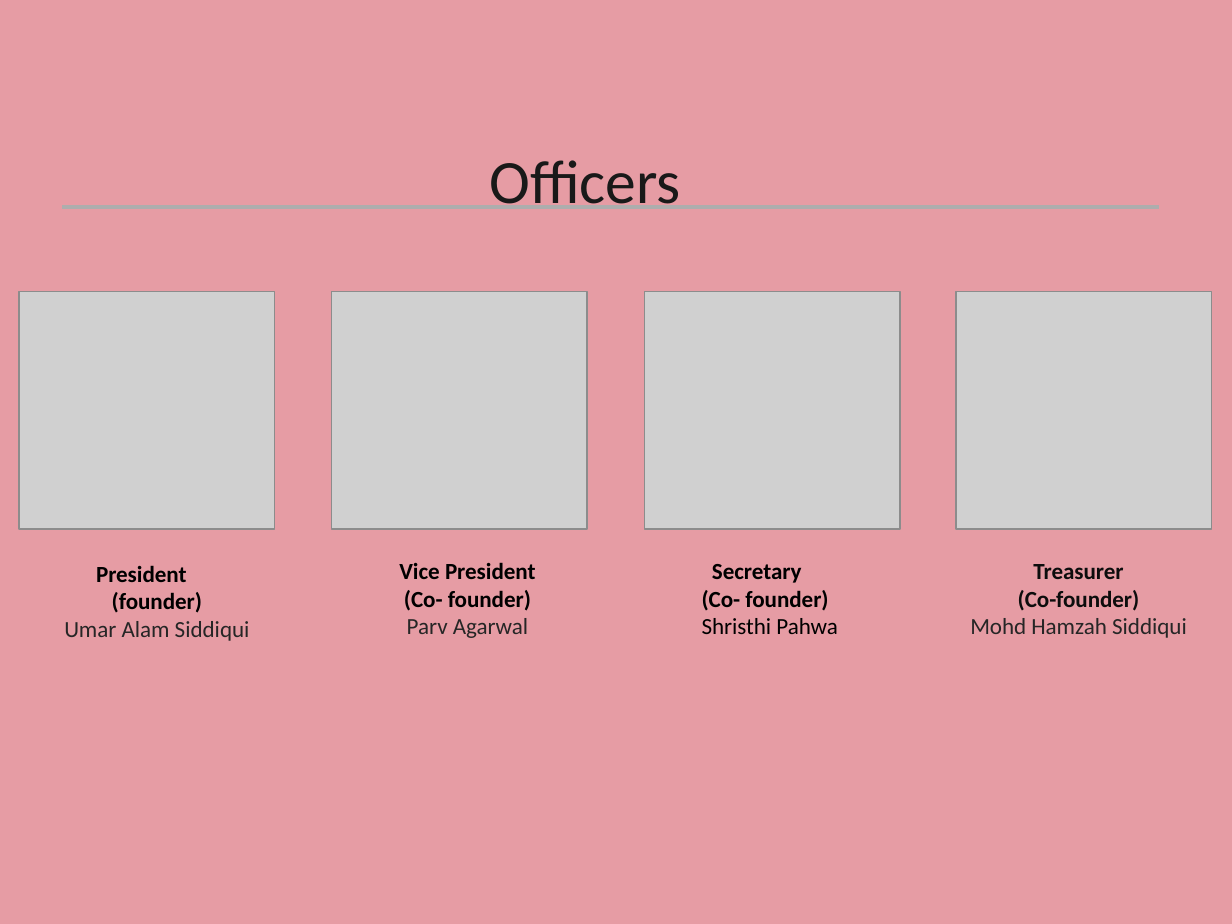
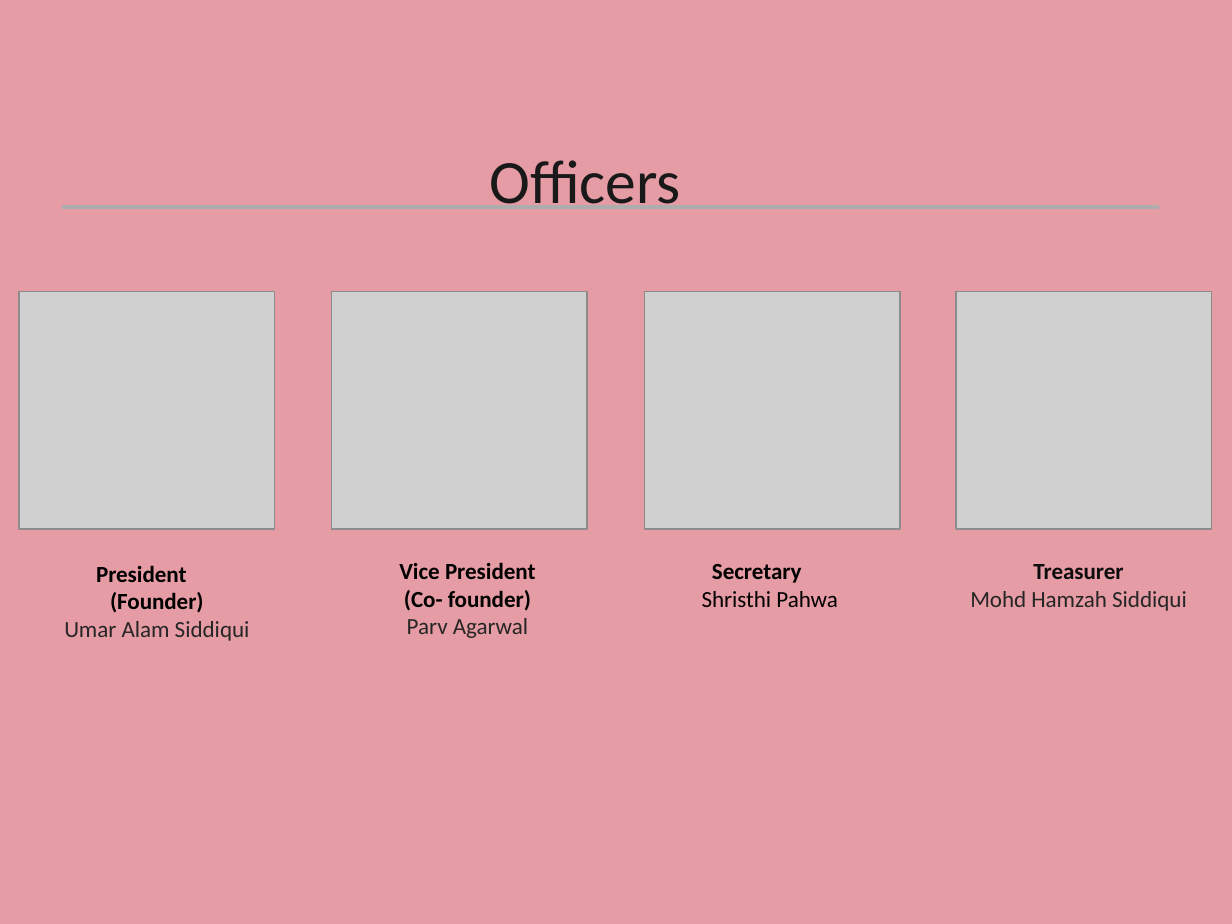
Before and after one commit to MananGupta00/java-code, a slide deck: slide 14 of PresentationCXI (1).pptx. Drawn at 1232x924 pixels with LibreOffice and Linux fonts; fonts in the diff are those of the drawing; grey boxes stand for pictures. Boxes give left, top, right and bottom in pixels: in the first picture for what was removed or moved away, otherwise in the second. Text is boxed around its words. In the diff, an @@ line names an element or a change of style, - is before the commit and + after.

```diff
--- a/PresentationCXI (1).pptx
+++ b/PresentationCXI (1).pptx
@@ text at (96, 565, 204, 613): text changed @@
-President (founder)
+President (Founder)
@@ text at (702, 590, 828, 611): paragraph removed @@
-(Co- founder)
@@ text at (1018, 590, 1140, 611): paragraph removed @@
-(Co-founder)
```
